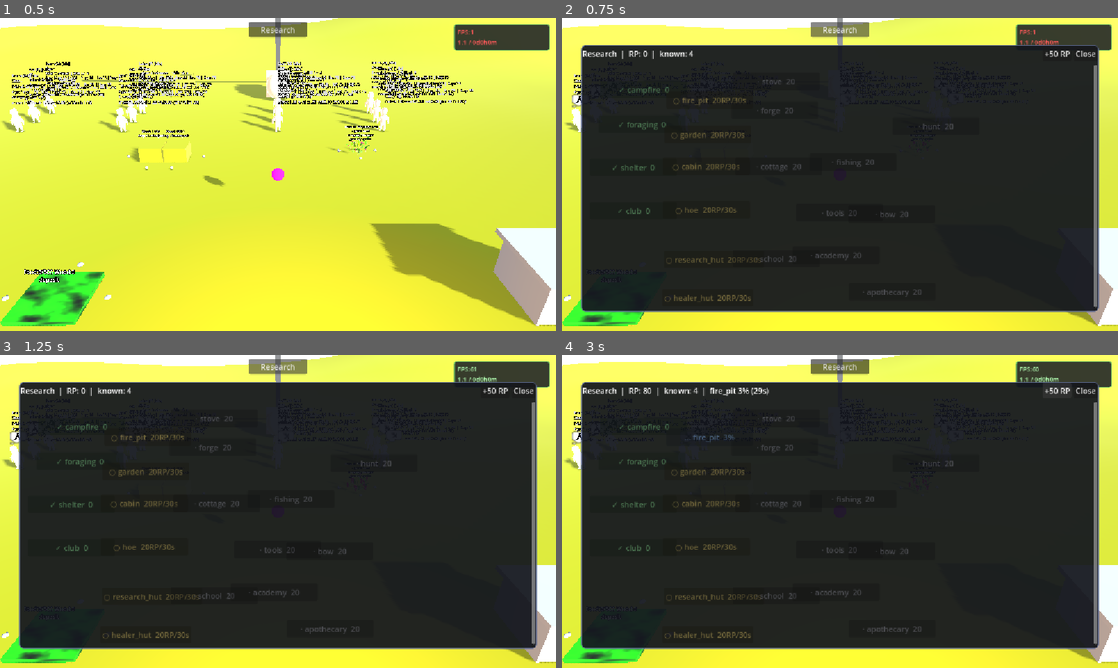
Above: before the commit, frames 1-4 (two rows, left to right).
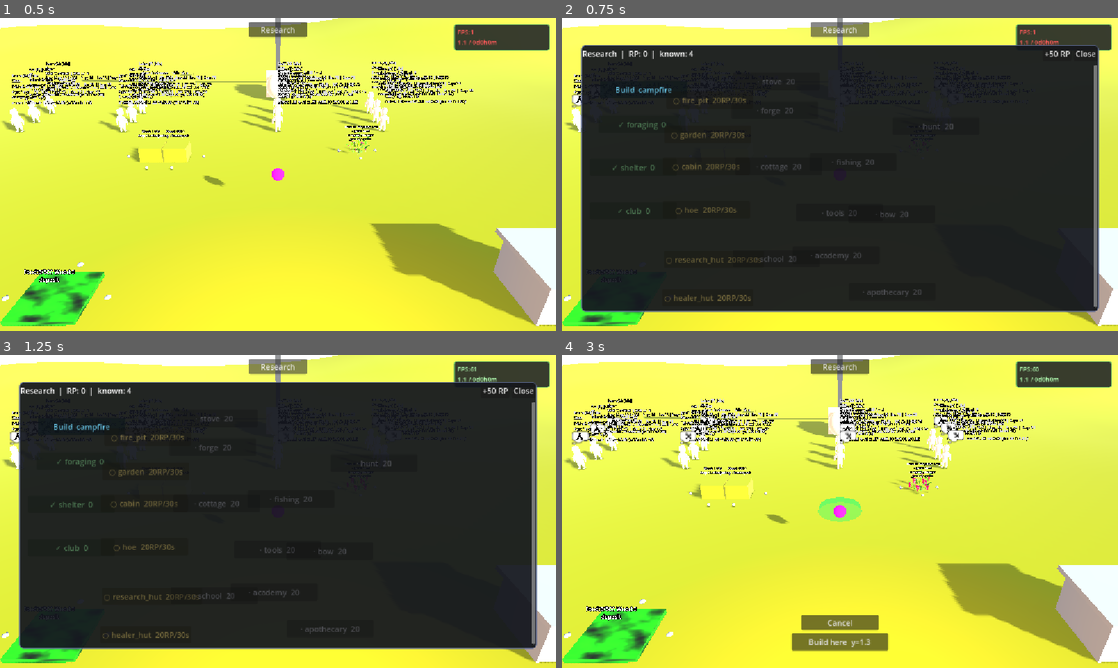
Above: after the commit, the same moments.

Repository: snowydad/Tribe
Game: Godot game, scene res://src/main/main.tscn
Same seed, same stepped clock (60 frames per second), same inputs: the game is played once before the commit and once after it. The project has no main scene, so this scene is started directly.
Inputs:
- Up to frame 1 (0.5 s): no input
- Up to frame 2 (0.75 s): click "Research" at 0.5 s
- Up to frame 3 (1.25 s): no input
- Up to frame 4 (3 s): click "+50 RP" at 1.25 s; click "○ fire_pit 20RP/30s" at 2 s; click "+50 RP" (after the commit: "Build campfire") at 2.75 s

Frame 1 is identical in both runs. In frame 2, 0.1% of the frame differs, in the area x 9-20%, y 22-25%; in frame 3, 0.1%; in frame 4, 80%, in the area x 3-97%, y 8-95%.

Commit message:
Building|Comctruction

Diff:
--- a/src/environment/campfire.gd
+++ b/src/environment/campfire.gd
@@ -1,6 +1,6 @@
 # ==============================================================================
 # campfire.gd — костёр WorkSite: fuel (wood), lit/embers. v1 без happy.
-# ОБНОВЛЕНО: 2026-10-17 — get_rest_radius (night rest)
+# ОБНОВЛЕНО: 2026-10-28 — construction + wood via stoking path
 # ==============================================================================
 extends Node3D
 class_name CampfireSite
@@ -18,6 +18,13 @@
 ## lit | embers
 var fire_state: String = "embers"
 
+## player-placed build
+var under_construction: bool = false
+var build_progress: float = 0.0
+var build_time: float = 30.0
+var build_wood_needed: int = 5
+var _build_wood_used: int = 0
+
 var _occupied_slots: Dictionary = {}
 
 @onready var dev_label: Label3D = get_node_or_null("DevLabel") as Label3D
@@ -29,8 +36,61 @@
 	add_to_group("interactable")
 	add_to_group(WorkSite.GROUP)
 	_load_from_config()
+	if under_construction:
+		_begin_construction()
 	_sync_light()
 	_update_dev_ui()
+
+
+## call before add_child, or set under_construction=true before enter tree
+func setup_as_construction() -> void:
+	under_construction = true
+	build_progress = 0.0
+
+
+func _begin_construction() -> void:
+	wood_stock = 0
+	fuel_time = 0.0
+	fire_state = "embers"
+	build_progress = 0.0
+	_build_wood_used = 0
+	if ConfigLoader and ConfigLoader.has_method("get_campfire_value"):
+		build_time = float(ConfigLoader.get_campfire_value("build", "build_time", build_time))
+		build_wood_needed = int(ConfigLoader.get_campfire_value("build", "build_wood_needed", build_wood_needed))
+	elif ConfigLoader and ConfigLoader.has_method("get_config_value"):
+		build_time = float(ConfigLoader.get_config_value("campfire", "build", "build_time", build_time))
+		build_wood_needed = int(ConfigLoader.get_config_value("campfire", "build", "build_wood_needed", build_wood_needed))
+	build_wood_needed = maxi(build_wood_needed, 1)
+	_sync_light()
+	print("[Campfire] under construction time=%.1f wood_need=%d" % [build_time, build_wood_needed])
+
+
+func is_built() -> bool:
+	return not under_construction
+
+
+## work-sec from character (wood delivery later)
+func contribute_build(amount: float) -> float:
+	if not under_construction or amount <= 0.0:
+		return 0.0
+	var before := build_progress
+	build_progress = minf(build_progress + amount, build_time)
+	_update_dev_ui()
+	if build_progress >= build_time:
+		_finish_construction()
+	return build_progress - before
+
+
+func _finish_construction() -> void:
+	under_construction = false
+	build_progress = build_time
+	# empty fuel until stoked
+	wood_stock = 0
+	fuel_time = 0.0
+	fire_state = "embers"
+	_sync_light()
+	_update_dev_ui()
+	print("[Campfire] construction complete")
 
 
 func _load_from_config() -> void:
@@ -66,6 +126,8 @@
 
 
 func _process(delta: float) -> void:
+	if under_construction:
+		return
 	if fuel_time > 0.0:
 		fuel_time = maxf(fuel_time - delta, 0.0)
 		# wood_stock ≈ ceil(fuel / per_wood) для UI
@@ -105,6 +167,9 @@
 
 
 func needs_fuel() -> bool:
+	# construction reuses stoking loop until built
+	if under_construction:
+		return true
 	return wood_stock < max_wood and fuel_time < float(max_wood) * fuel_seconds_per_wood
 
 
@@ -139,10 +204,14 @@
 
 # --- WorkSite ---
 func can_accept_work(worker: Node = null) -> bool:
+	if under_construction:
+		if worker != null and "data" in worker and worker.data:
+			var item := str(worker.data.carried_item).to_lower()
+			return worker.data.item_amount > 0 and (item == "wood" or item == "log")
+		return true
 	if not needs_fuel():
 		return false
 	if worker != null and "data" in worker and worker.data:
-		# только wood в руках
 		var item := str(worker.data.carried_item).to_lower()
 		return worker.data.item_amount > 0 and (item == "wood" or item == "log")
 	return true
@@ -153,10 +222,14 @@
 
 
 func get_work_type() -> String:
+	if under_construction:
+		return "building"
 	return work_type
 
 
 func get_work_anim() -> String:
+	if under_construction:
+		return "work"
 	return work_anim
 
 
@@ -172,6 +245,25 @@
 	var item := str(worker.data.carried_item).to_lower()
 	if item != "wood" and item != "log":
 		return {"ok": false, "reason": "not_wood"}
+	# --- construction: wood as materials ---
+	if under_construction:
+		var take_n: int = 1
+		worker.data.item_amount -= take_n
+		if worker.data.item_amount <= 0:
+			worker.data.carried_item = ""
+			worker.data.item_amount = 0
+		_build_wood_used += take_n
+		var chunk: float = build_time / float(maxi(build_wood_needed, 1))
+		contribute_build(chunk)
+		return {
+			"ok": true,
+			"take": {"item": "wood", "amount": take_n},
+			"xp_skill": skill,
+			"work_type": "building",
+			"work_anim": "work",
+			"build_progress": build_progress,
+			"under_construction": under_construction,
+		}
 	if not needs_fuel():
 		return {"ok": false, "reason": "full"}
 	var amount: int = worker.data.item_amount
--- /dev/null
+++ b/src/main/BuildPlacement.gd
@@ -0,0 +1,250 @@
+# ==============================================================================
+# BuildPlacement.gd — ghost + valid/invalid + Confirm
+# ОБНОВЛЕНО: 2026-10-28 — _load_place_rules fixed; show ground Y on button
+# ==============================================================================
+extends Node3D
+
+signal placement_cancelled
+signal placement_confirmed(tech_id: String, world_pos: Vector3)
+
+var clear_radius: float = 2.5
+var min_ground_y: float = 0.0
+
+var active: bool = false
+var tech_id: String = ""
+var ghost: MeshInstance3D = null
+var _cam: Camera3D = null
+var _mat: StandardMaterial3D = null
+var _ui: CanvasLayer = null
+var _btn_confirm: Button = null
+var _btn_cancel: Button = null
+var _valid: bool = true
+var _last_ground: Vector3 = Vector3.ZERO
+
+const GROUPS_BLOCK := [
+	"interactable",
+	"campfire",
+	"storage",
+	"berries",
+	"debris",
+	"obstacle",
+	"shelter",
+	"character",
+]
+
+
+func setup(camera: Camera3D, ui_layer: CanvasLayer = null) -> void:
+	_cam = camera
+	_ui = ui_layer
+	_ensure_ui()
+
+
+func start(p_tech_id: String) -> void:
+	tech_id = p_tech_id
+	active = true
+	_load_place_rules(p_tech_id)
+	_ensure_ghost()
+	ghost.visible = true
+	_set_ui_visible(true)
+	print("[BuildPlacement] start ", tech_id, " min_y=", min_ground_y, " clear=", clear_radius)
+	_refresh_validity(_last_ground)
+
+
+func _load_place_rules(p_tech_id: String) -> void:
+	min_ground_y = 0.0
+	clear_radius = 2.5
+	if p_tech_id != "campfire":
+		return
+	if ConfigLoader == null:
+		push_warning("[BuildPlacement] ConfigLoader missing")
+		return
+	var y_val = null
+	var r_val = null
+	if ConfigLoader.has_method("get_campfire_value"):
+		y_val = ConfigLoader.get_campfire_value("build", "place_min_y", null)
+		r_val = ConfigLoader.get_campfire_value("build", "place_clear_radius", null)
+	elif ConfigLoader.has_method("get_config_value"):
+		y_val = ConfigLoader.get_config_value("campfire", "build", "place_min_y", null)
+		r_val = ConfigLoader.get_config_value("campfire", "build", "place_clear_radius", null)
+	if y_val != null:
+		min_ground_y = float(y_val)
+	if r_val != null:
+		clear_radius = float(r_val)
+	print("[BuildPlacement] ini place_min_y=", y_val, " → ", min_ground_y, " clear=", r_val, " → ", clear_radius)
+
+
+func cancel() -> void:
+	active = false
+	tech_id = ""
+	if ghost:
+		ghost.visible = false
+	_set_ui_visible(false)
+	print("[BuildPlacement] cancel")
+	placement_cancelled.emit()
+
+
+func confirm() -> void:
+	if not active or ghost == null:
+		return
+	_refresh_validity(_last_ground)
+	if not _valid:
+		print("[BuildPlacement] blocked ground_y=", _last_ground.y, " min=", min_ground_y)
+		return
+	var pos := ghost.global_position
+	var id := tech_id
+	active = false
+	tech_id = ""
+	if ghost:
+		ghost.visible = false
+	_set_ui_visible(false)
+	print("[BuildPlacement] confirm ", id, " @ ", pos)
+	placement_confirmed.emit(id, pos)
+
+
+func _ensure_ui() -> void:
+	if _btn_confirm or _ui == null:
+		return
+	_btn_confirm = Button.new()
+	_btn_confirm.name = "BuildConfirmButton"
+	_btn_confirm.text = "Build here"
+	_btn_confirm.focus_mode = Control.FOCUS_NONE
+	_btn_confirm.set_anchors_preset(Control.PRESET_CENTER_BOTTOM)
+	_btn_confirm.offset_left = -100
+	_btn_confirm.offset_right = 100
+	_btn_confirm.offset_top = -72
+	_btn_confirm.offset_bottom = -36
+	_btn_confirm.pressed.connect(confirm)
+	_ui.add_child(_btn_confirm)
+
+	_btn_cancel = Button.new()
+	_btn_cancel.name = "BuildCancelButton"
+	_btn_cancel.text = "Cancel"
+	_btn_cancel.focus_mode = Control.FOCUS_NONE
+	_btn_cancel.set_anchors_preset(Control.PRESET_CENTER_BOTTOM)
+	_btn_cancel.offset_left = -80
+	_btn_cancel.offset_right = 80
+	_btn_cancel.offset_top = -110
+	_btn_cancel.offset_bottom = -78
+	_btn_cancel.pressed.connect(cancel)
+	_ui.add_child(_btn_cancel)
+	_set_ui_visible(false)
+
+
+func _set_ui_visible(on: bool) -> void:
+	if _btn_confirm:
+		_btn_confirm.visible = on
+	if _btn_cancel:
+		_btn_cancel.visible = on
+
+
+func _ensure_ghost() -> void:
+	if ghost and is_instance_valid(ghost):
+		return
+	ghost = MeshInstance3D.new()
+	ghost.name = "BuildGhost"
+	var mesh := CylinderMesh.new()
+	mesh.top_radius = 1.0
+	mesh.bottom_radius = 1.1
+	mesh.height = 0.4
+	mesh.radial_segments = 16
+	ghost.mesh = mesh
+	_mat = StandardMaterial3D.new()
+	_mat.transparency = BaseMaterial3D.TRANSPARENCY_ALPHA
+	_mat.shading_mode = BaseMaterial3D.SHADING_MODE_UNSHADED
+	_mat.cull_mode = BaseMaterial3D.CULL_DISABLED
+	_mat.albedo_color = Color(0.2, 1.0, 0.35, 0.45)
+	ghost.material_override = _mat
+	add_child(ghost)
+	ghost.visible = false
+
+
+func _set_ghost_color(c: Color) -> void:
+	if _mat:
+		_mat.albedo_color = c
+
+
+func _process(_delta: float) -> void:
+	if not active or ghost == null or _cam == null:
+		return
+	var pos := _screen_center_on_ground()
+	_last_ground = pos
+	ghost.global_position = Vector3(pos.x, pos.y + 0.12, pos.z)
+	_refresh_validity(pos)
+
+
+func _refresh_validity(ground_pos: Vector3) -> void:
+	if ghost == null:
+		return
+	_valid = _is_spot_valid(ground_pos)
+	if _valid:
+		_set_ghost_color(Color(0.2, 1.0, 0.35, 0.45))
+	else:
+		_set_ghost_color(Color(1.0, 0.25, 0.2, 0.5))
+	if _btn_confirm:
+		_btn_confirm.disabled = not _valid
+		# live debug: ground Y vs min from ini
+		if _valid:
+			_btn_confirm.text = "Build here  y=%.1f" % ground_pos.y
+		else:
+			_btn_confirm.text = "Blocked  y=%.1f < min %.1f" % [ground_pos.y, min_ground_y]
+
+
+func _is_spot_valid(pos: Vector3) -> bool:
+	# place_min_y from campfire.ini [build] — ground at or below = water/low
+	if pos.y <= min_ground_y:
+		return false
+	var tree := get_tree()
+	if tree == null:
+		return true
+	var seen: Dictionary = {}
+	for gname in GROUPS_BLOCK:
+		for n in tree.get_nodes_in_group(gname):
+			if n == null or not is_instance_valid(n):
+				continue
+			var iid: int = n.get_instance_id()
+			if seen.has(iid):
+				continue
+			seen[iid] = true
+			if not (n is Node3D):
+				continue
+			var other: Node3D = n as Node3D
+			if other == ghost:
+				continue
+			var d: float = Vector3(other.global_position.x, 0.0, other.global_position.z).distance_to(
+				Vector3(pos.x, 0.0, pos.z)
+			)
+			if d < clear_radius:
+				return false
+	return true
+
+
+func _screen_center_on_ground() -> Vector3:
+	var vp := get_viewport()
+	if vp == null or _cam == null:
+		return global_position
+	var size: Vector2 = vp.get_visible_rect().size
+	var from: Vector3 = _cam.project_ray_origin(size * 0.5)
+	var dir: Vector3 = _cam.project_ray_normal(size * 0.5)
+	var to: Vector3 = from + dir * 500.0
+	var space := get_world_3d().direct_space_state
+	if space:
+		var q := PhysicsRayQueryParameters3D.create(from, to)
+		q.collide_with_areas = false
+		q.collide_with_bodies = true
+		var hit := space.intersect_ray(q)
+		if hit:
+			return hit.position
+	if absf(dir.y) > 0.001:
+		var t: float = -from.y / dir.y
+		if t > 0.0:
+			return from + dir * t
+	return Vector3(from.x, 0.0, from.z)
+
+
+func _unhandled_input(event: InputEvent) -> void:
+	if not active:
+		return
+	if event is InputEventKey and event.pressed and not event.echo:
+		if event.keycode == KEY_ESCAPE:
+			cancel()
+			get_viewport().set_input_as_handled()
--- a/src/main/main.gd
+++ b/src/main/main.gd
@@ -1,11 +1,12 @@
 # ==============================================================================
 # ФАЙЛ: src/main/main.gd
-# НАЗНАЧЕНИЕ: Корень игровой сцены. Сборка мира, не логика куста/персонажа.
-# ОБНОВЛЕНО: 2026-10-24 — Research button + TechTreePanel
+# ОБНОВЛЕНО: 2026-10-28 — Build place + spawn campfire
 # ==============================================================================
 extends Node3D
 
 const TechTreePanelScript = preload("res://src/ui/TechTreePanel.gd")
+const BuildPlacementScript = preload("res://src/main/BuildPlacement.gd")
+const CampfireScene = preload("res://src/environment/campfire.tscn")
 
 @onready var player_input: Node3D = $PlayerInputManager
 @onready var camera_anchor: Node3D = $CameraAnchor
@@ -14,21 +15,15 @@
 
 var _tech_panel: PanelContainer
 var _research_btn: Button
+var _build_placement: Node3D
 
 
 func _ready() -> void:
 	print("[Main] World scene ready.")
-	if ui_layer:
-		print("[Main] UI layer OK (layer=%d)" % ui_layer.layer)
-	if char_panel:
-		print("[Main] CharacterInfoPanel OK")
-	else:
-		push_warning("[Main] CharacterInfoPanel missing — add UI/CharacterInfoPanel in main.tscn")
-
 	if player_input and player_input.has_signal("selection_changed"):
 		player_input.selection_changed.connect(_on_selection_changed)
-
 	_setup_research_ui()
+	_setup_build_placement()
 
 
 func _on_selection_changed(character) -> void:
@@ -39,12 +34,10 @@
 func _setup_research_ui() -> void:
 	if ui_layer == null:
 		return
-
 	_research_btn = Button.new()
 	_research_btn.name = "ResearchButton"
 	_research_btn.text = "Research"
 	_research_btn.focus_mode = Control.FOCUS_NONE
-	# top center
 	_research_btn.set_anchors_preset(Control.PRESET_CENTER_TOP)
 	_research_btn.offset_left = -60
 	_research_btn.offset_right = 60
@@ -59,6 +52,50 @@
 	ui_layer.add_child(_tech_panel)
 
 
+func _setup_build_placement() -> void:
+	_build_placement = Node3D.new()
+	_build_placement.name = "BuildPlacement"
+	_build_placement.set_script(BuildPlacementScript)
+	add_child(_build_placement)
+	var cam: Camera3D = null
+	if camera_anchor:
+		cam = camera_anchor.get_node_or_null("SpringArm3D/Camera3D") as Camera3D
+	if cam == null:
+		cam = get_viewport().get_camera_3d()
+	if _build_placement.has_method("setup"):
+		_build_placement.call("setup", cam, ui_layer)
+	if _tech_panel and _tech_panel.has_signal("build_requested"):
+		if not _tech_panel.is_connected("build_requested", _on_build_requested):
+			_tech_panel.connect("build_requested", _on_build_requested)
+	if _build_placement.has_signal("placement_confirmed"):
+		if not _build_placement.is_connected("placement_confirmed", _on_placement_confirmed):
+			_build_placement.connect("placement_confirmed", _on_placement_confirmed)
+
+
+func _on_build_requested(tech_id: String) -> void:
+	print("[Main] build_requested ", tech_id)
+	if _tech_panel and _tech_panel.has_method("close"):
+		_tech_panel.call("close")
+	if _build_placement and _build_placement.has_method("start"):
+		_build_placement.call("start", tech_id)
+
+
+func _on_placement_confirmed(tech_id: String, world_pos: Vector3) -> void:
+	print("[Main] place ", tech_id, " at ", world_pos)
+	if tech_id != "campfire":
+		push_warning("[Main] unknown build tech: " + tech_id)
+		return
+	var cf: Node3D = CampfireScene.instantiate() as Node3D
+	if cf == null:
+		return
+	if cf.has_method("setup_as_construction"):
+		cf.call("setup_as_construction")
+	else:
+		cf.set("under_construction", true)
+	add_child(cf)
+	cf.global_position = world_pos
+
+
 func _on_research_pressed() -> void:
 	if _tech_panel and _tech_panel.has_method("toggle"):
-		_tech_panel.toggle()
+		_tech_panel.call("toggle")
--- a/src/ui/TechTreePanel.gd
+++ b/src/ui/TechTreePanel.gd
@@ -1,8 +1,14 @@
 # ==============================================================================
 # TechTreePanel.gd — tech UI: start research (RP+prereq) → timer → known
-# ОБНОВЛЕНО: 2026-10-25 — timed research
+# ОБНОВЛЕНО: 2026-10-28 — Build button for placeable known tech (step1)
 # ==============================================================================
 extends PanelContainer
+
+## tech_id (e.g. "campfire") — placement later
+signal build_requested(tech_id: String)
+
+## known + can place in world
+const BUILDABLE_TECHS: PackedStringArray = ["campfire"]
 
 const MARGIN := 16.0
 const NODE_W := 180.0
@@ -192,9 +198,16 @@
 		btn.position = Vector2(MARGIN + (x - min_x) * scale, MARGIN + (y - min_y) * scale)
 
 		if known:
-			btn.disabled = true
-			btn.modulate = Color(0.55, 0.9, 0.6)
-			btn.text = "✓ %s  %d" % [id, int(cost)]
+			var can_build: bool = str(id) in BUILDABLE_TECHS
+			if can_build:
+				btn.disabled = false
+				btn.modulate = Color(0.45, 0.85, 1.0)
+				btn.text = "Build  %s" % id
+				btn.tooltip_text = "Place %s in the world" % id
+			else:
+				btn.disabled = true
+				btn.modulate = Color(0.55, 0.9, 0.6)
+				btn.text = "✓ %s  %d" % [id, int(cost)]
 		elif busy:
 			var p01: float = TechTree.get_research_progress01()
 			btn.disabled = true
@@ -209,7 +222,8 @@
 			btn.modulate = Color(0.55, 0.55, 0.6)
 			btn.text = "· %s  %d" % [id, int(cost)]
 
-		btn.tooltip_text = _tooltip(id, d, known, prereq_ok, afford, busy, can_start, rtime)
+		if not (known and str(id) in BUILDABLE_TECHS):
+			btn.tooltip_text = _tooltip(id, d, known, prereq_ok, afford, busy, can_start, rtime)
 		var tech_id: String = id
 		btn.pressed.connect(func (): _on_tech_pressed(tech_id))
 		_map.add_child(btn)
@@ -253,6 +267,11 @@
 func _on_tech_pressed(id: String) -> void:
 	if TechTree == null:
 		return
+	# step1: known + buildable → signal only (placement later)
+	if TechTree.is_known(id) and str(id) in BUILDABLE_TECHS:
+		print("[TechTreePanel] Build requested: ", id)
+		build_requested.emit(id)
+		return
 	if TechTree.is_known(id) or TechTree.is_researching():
 		return
 	if not TechTree.can_start(id):
Not shown, changed: assets/config/campfire.ini
Not shown, added: src/main/BuildPlacement.gd.uid
